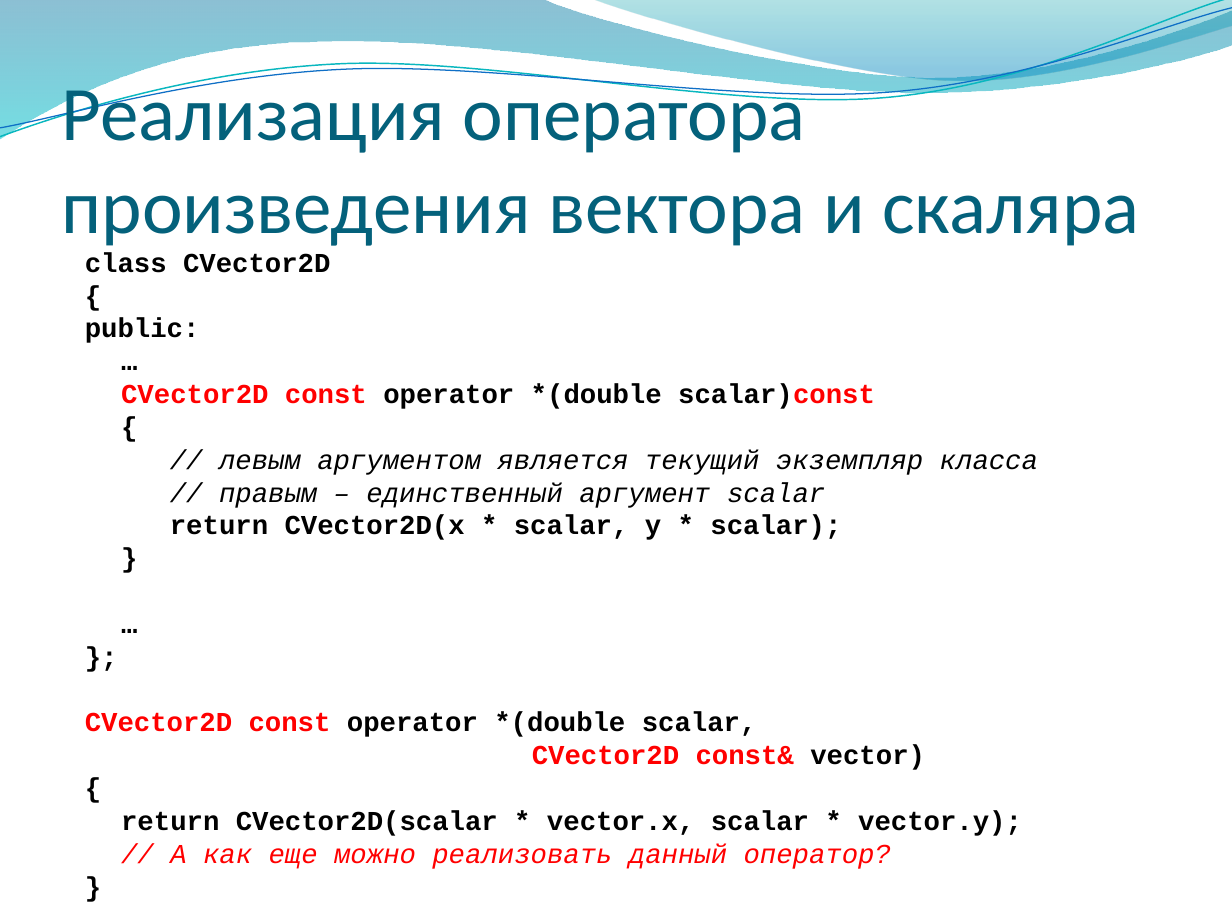
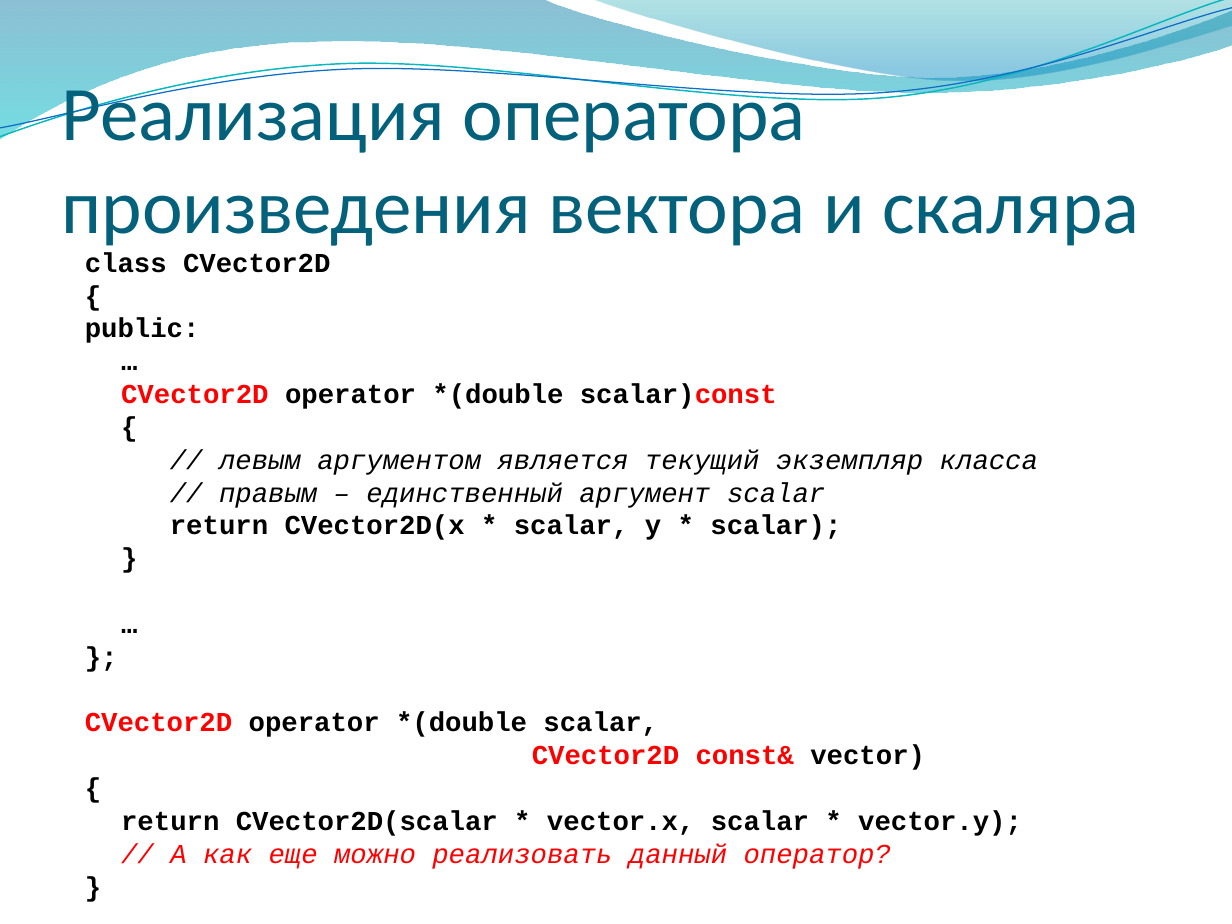
Before and after one commit to alexey-malov/oop, a slide deck: slide 24 of lectures/04/Дружественные функции и классы. Перегрузка операций.pptx. Drawn at 1232x924 pixels with LibreOffice and Linux fonts; fonts in the diff are those of the drawing; background and template pictures are left out. Boxes give left, top, right and bottom in pixels: in the first picture for what was removed or moved away, otherwise in the second. Text is boxed around its words. In the diff, an @@ line names an element or a change of style, - is before the commit and + after.

```diff
--- a/lectures/04/Дружественные функции и классы. Перегрузка операций.pptx
+++ b/lectures/04/Дружественные функции и классы. Перегрузка операций.pptx
@@ text at <box>121,384,777,409</box>: text changed @@
-CVector2D const operator *(double scalar)const
+CVector2D operator *(double scalar)const
@@ text at <box>85,712,925,770</box>: text changed @@
-CVector2D const operator *(double scalar,
-CVector2D const& vector)
+CVector2D operator *(double scalar,
+CVector2D const& vector)
```
Also in this commit, not shown: 14 other slides changed, 1 other file.
